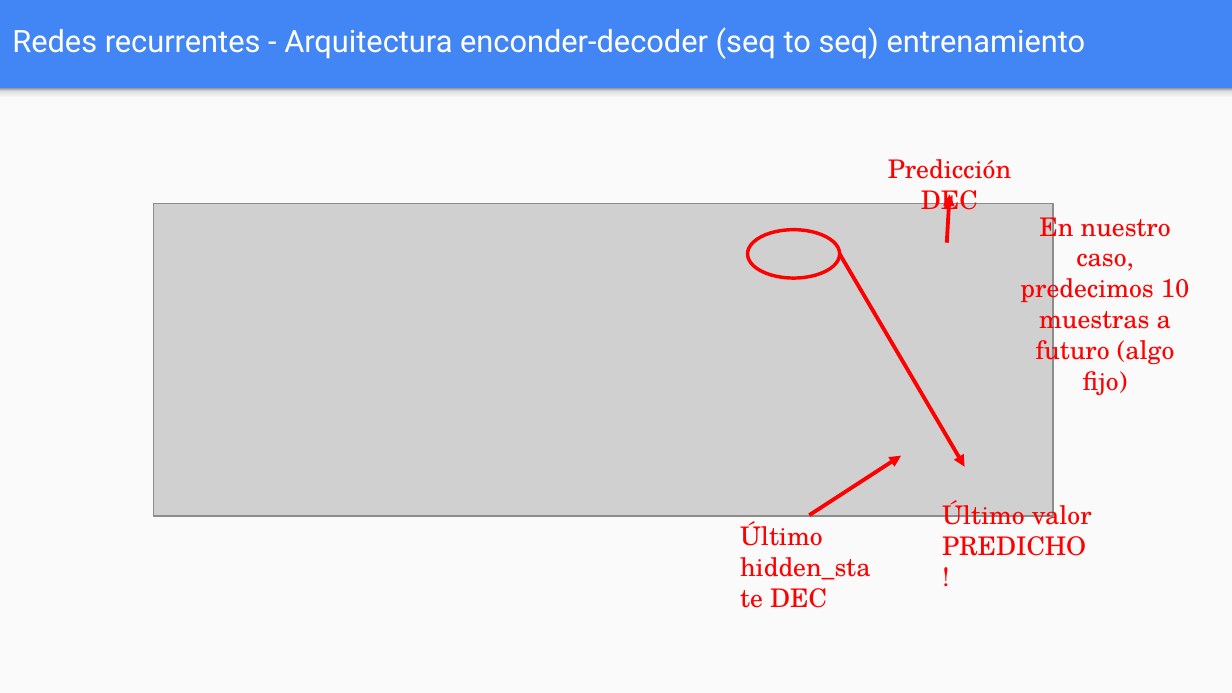
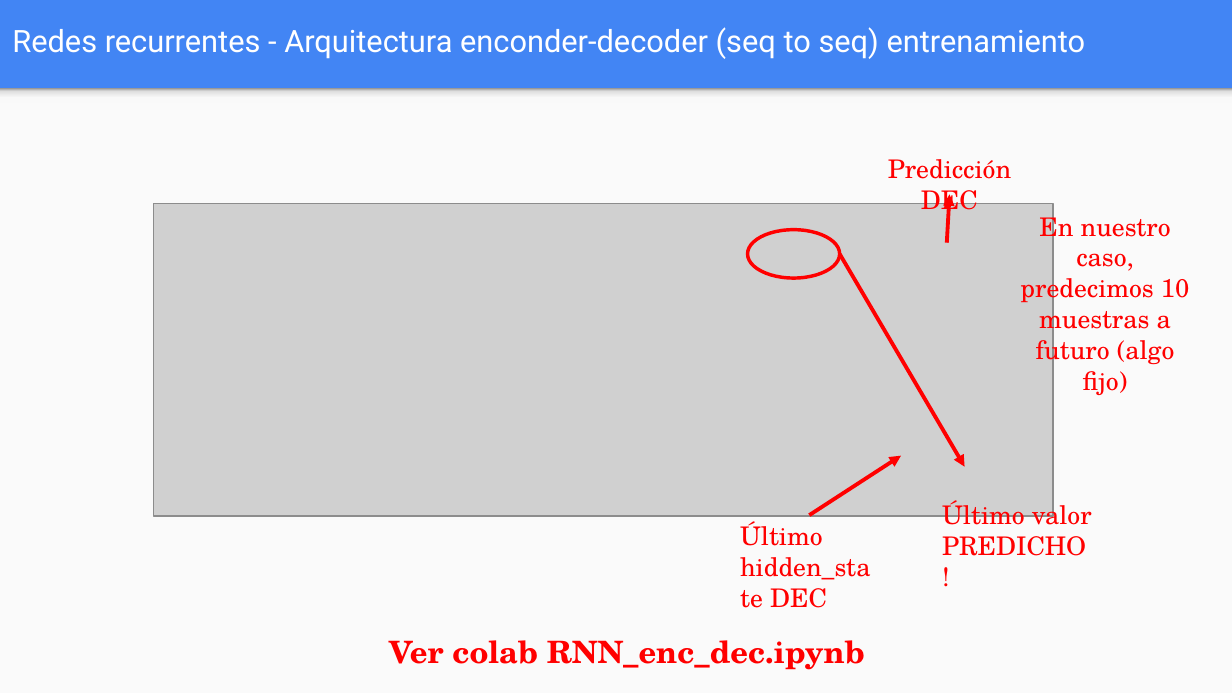
Before and after one commit to FIUBA-Posgrado-Inteligencia-Artificial/aprendizaje_profundo, a slide deck: slide 38 of clase_6/teoria/Clase_6.pptx. Drawn at 1232x693 pixels with LibreOffice and Linux fonts; fonts in the diff are those of the drawing; grey boxes stand for pictures. Boxes give left, top, right and bottom in pixels: in the first picture for what was removed or moved away, otherwise in the second. Text is boxed around its words. In the diff, an @@ line names an element or a change of style, - is before the commit and + after.

```diff
--- a/clase_6/teoria/Clase_6.pptx
+++ b/clase_6/teoria/Clase_6.pptx
@@ text added at (x1=389, y1=640, x2=865, y2=670), 18 pt, text #FF0000, bold @@
+Ver colab RNN_enc_dec.ipynb
```
Also in this commit, not shown: 18 other slides changed, 1 other file.
